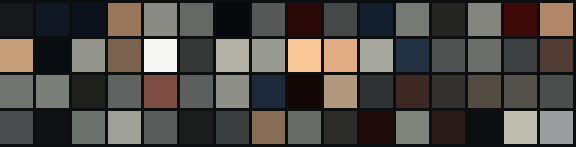
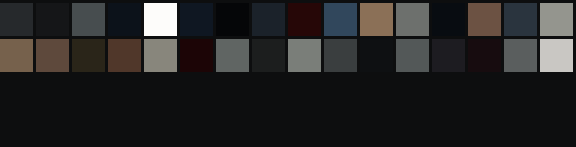
The second 576px x 147px image is a revision of the first. Changes to its layers:
showed "Layer 7" over bbox(0, 3, 573, 144)
